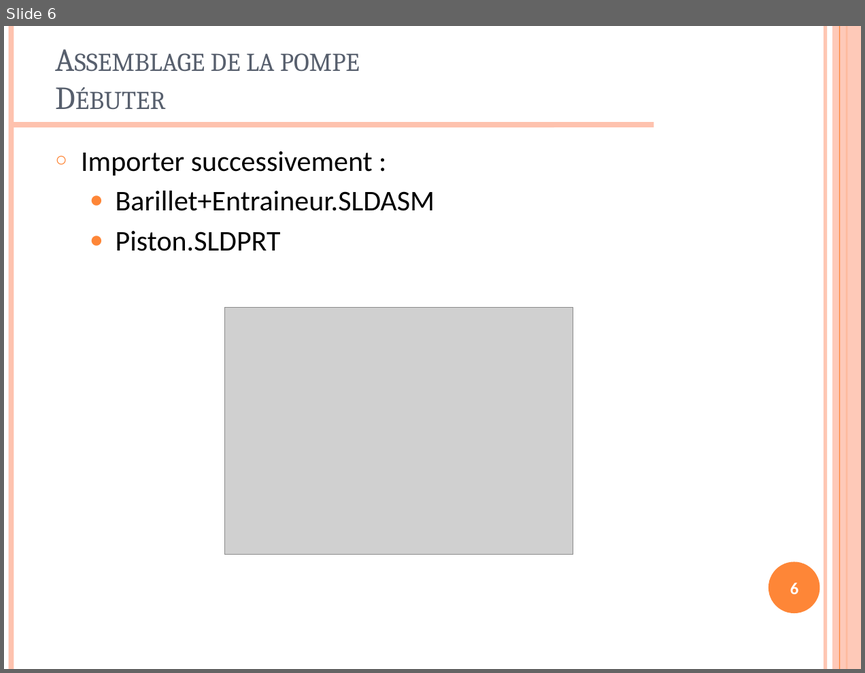
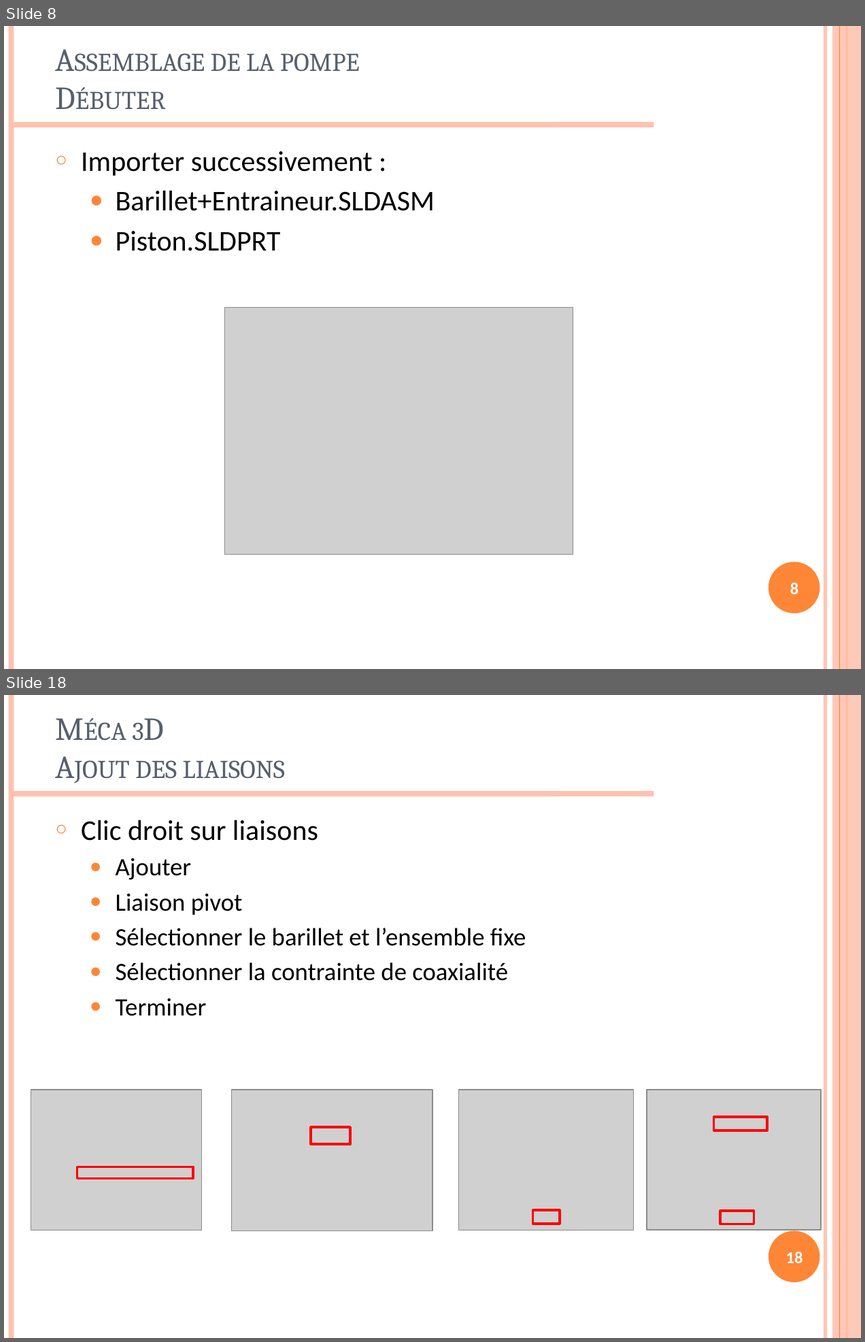
Before and after one commit to xpessoles/TP_2014_2015, a slide deck: TP_02_SW_Meca3D_Assemblage_Pompe/TP_02_SW_Assemblage_Pompe_PPT.pptx. Shown one above the other, each under a label of ours: slide 6 before the commit, slides 8 and 18 after it; the slides between them are not shown. The pictures are 865x673 and 865x1342 pixels, drawn with LibreOffice and Linux fonts; fonts in the diff are those of the drawing; grey boxes stand for pictures; background and template pictures are left out. Boxes give left, top, right and bottom in pixels: in the first picture for what was removed or moved away, otherwise in the second. Text is boxed around its words. In the diff, an @@ line names an element or a change of style, - is before the commit and + after.

```diff
--- a/TP_02_SW_Meca3D_Assemblage_Pompe/TP_02_SW_Assemblage_Pompe_PPT.pptx
+++ b/TP_02_SW_Meca3D_Assemblage_Pompe/TP_02_SW_Assemblage_Pompe_PPT.pptx
@@ slide 18 added at (4,695,861,1338), background #FFFFFF; not listed: 7 template elements that a slide beside it also shows @@
@@ title added at (135,760,285,779), 27 pt, text #575F6D, small capitals @@
+Méca 3D
+Ajout des liaisons
@@ text added at (81,819,526,1016), 21 pt, text #000000 @@
+○ Clic droit sur liaisons
+  ● Ajouter
+  ● Liaison pivot
+  ● Sélectionner le barillet et l’ensemble fixe
+  ● Sélectionner la contrainte de coaxialité
+  ● Terminer
@@ picture added at (31,1089,202,1229) @@
@@ picture added at (232,1089,432,1231) @@
@@ picture added at (458,1089,633,1229) @@
@@ picture added at (647,1089,821,1229) @@
@@ rectangle added at (713,1117,768,1130), outline #FF0000 2 pt @@
@@ rectangle added at (311,1127,350,1144), outline #FF0000 2 pt @@
@@ rectangle added at (77,1166,192,1178), outline #FF0000 2 pt @@
@@ rectangle added at (532,1210,559,1223), outline #FF0000 2 pt @@
@@ rectangle added at (720,1211,753,1225), outline #FF0000 2 pt @@
@@ page number added at (786,1251,803,1263), 14 pt, text #FFFFFF, bold @@
+18
@@ what was slide 6 is now slide 8 @@
@@ page number at (790,582,798,594): text changed @@
-6
+8
```
Also in this commit, not shown: 1 slide changed, 22 other slides added, 1 slide removed, 45 other files.
